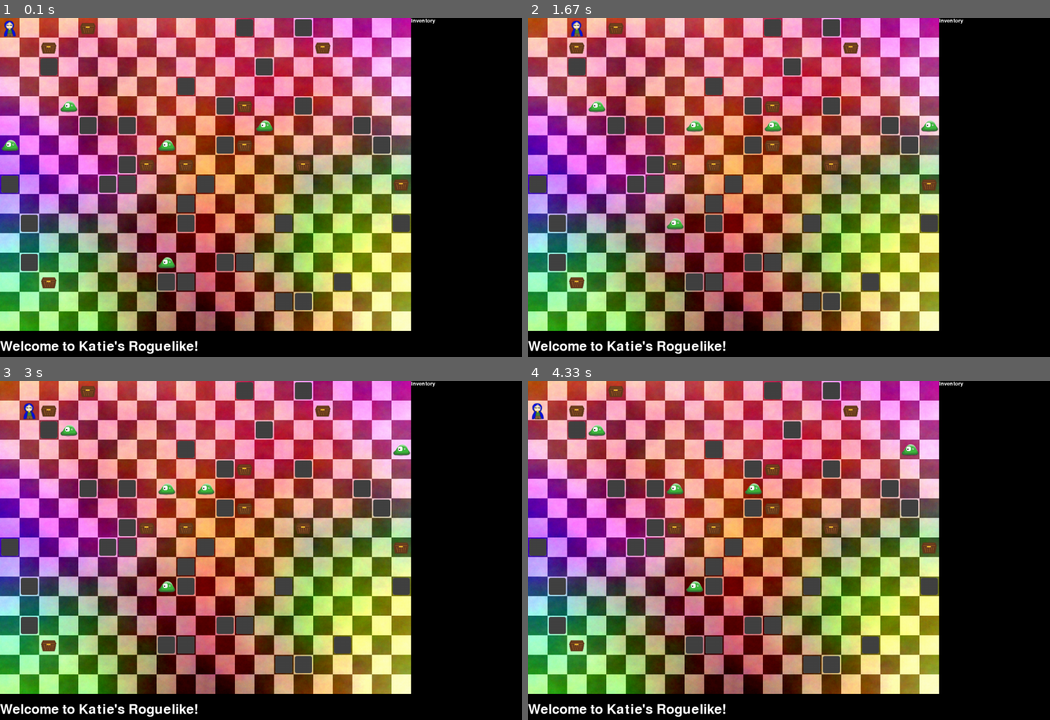
Above: before the commit, frames 1-4 (two rows, left to right).
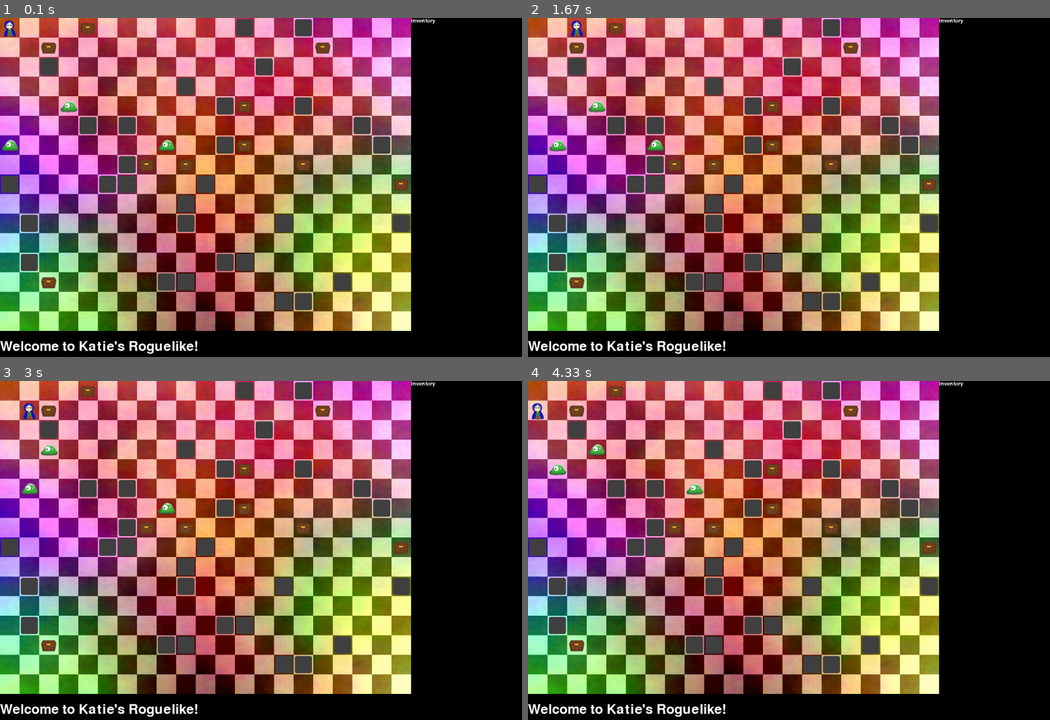
Above: after the commit, the same moments.

Repository: kcunning/Katie-s-Rougish-PyGame
Game: pygame game, started from rogue.py
Same seed, same stepped clock (60 frames per second), same inputs: the game is played once before the commit and once after it. The source is Python 2; it was converted automatically to run under Python 3.
Inputs:
- Up to frame 1 (0.1 s): no input
- Up to frame 2 (1.67 s): hold Right 0.33-0.8 s; hold Up 0.83-1.38 s; hold Right from 1.42 s (still down)
- Up to frame 3 (3 s): release Right at 2.15 s; hold Left 2.18-2.9 s; hold Down from 2.93 s (still down)
- Up to frame 4 (4.33 s): release Down at 3.65 s; hold Left from 3.68 s (still down)

The runs differ from the first frame. In frame 1, 0.2% of the frame differs, in the area x 30-53%, y 30-74%; in frame 2, 0.5%; in frame 3, 0.6%, in the area x 4-79%, y 12-63%; in frame 4, 0.6%.

Commit message:
Derpy monsters can no longer teleport.

Diff:
--- a/rogue.py
+++ b/rogue.py
@@ -8,7 +8,7 @@
 ROWS = 21
 TREASURES = 10
 WALLS = 30
-MONSTERS = 5
+MONSTERS = 3
 TILE_SIZE = 48
 DIRECTIONS = ['north', 'south', 'east', 'west']
 ALL_TREASURES = {
@@ -141,7 +141,7 @@
                         if d == "west":
                                 new_col -= 1
 			try:
-				if self.is_block_empty(new_row, new_col):
+				if self.is_block_empty(new_row, new_col) and new_row > 0 and new_col > 0:
 					self.monsters[new_row][new_col] = monster
 					self.monsters[row][col] = 0
 			except:
